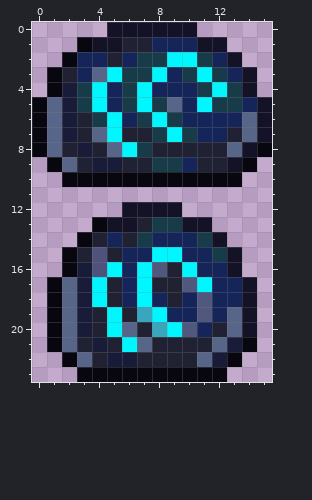
One commit to this pixel-art sprite: NPCs/Enemies/Impact/Eslime.png. The picture above is the old version.
The file is 32x52 pixels, drawn in blocks of 2x2; one block is one cell here. Colours within 5 levels of each other are drawn and written as one. The old version is drawn lined up with the new one, on the new canvas.
After:
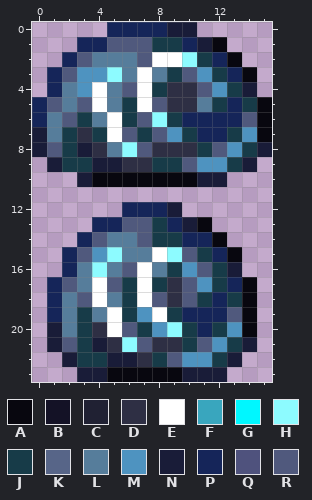
Palette (. is transparent): A #08070f  B #141226  C #202133  D #2e2f44  E #ffffff  F #39a6be  G #00f7ff  H #8dfbff  J #173b48  K #576588  L #567d9b  M #4e93c0  N #191c38  P #152559  Q #4f527d  R #50597d
Difference:
canvas 16x26 -> 16x24, the old top-left corner now at 0,-1 (the part of the old canvas that was cut away was empty and is not shown)
Changed rows in their new state; - is an unchanged pixel.
first column x 0:
 0 -----PPPPNN-----
 1 ---PPRRRJJ-NA---
 2 --PRLLLREEH--A--
 3 -PRMMHLELJRM--A-
 4 -PLMELREJDDRM-N-
 5 PRLREL-ERDDL-PJA
 6 PLRJLEJRH-----RA
 7 NLJDJERJRM---JMA
 8 NRJ-DLHRDDDJRMJN
 9 -NJJ--DD--RMMJN-
10 --.N-------NN.--
12 ------PPPN------
13 ----PPRR-PNA----
14 ---PRLLRJJ-PA---
15 --PRMHLLEHRJPA--
16 --PLHLRELJMRJN--
17 -PRLERJEJD-MJ-A-
18 -PLRELJERDRJ-JA-
19 -PLJLEJMEJ-P-RA-
20 -NLJDERJMHJ-JMA-
21 -NRJ-DHRDDJRMJN-
22 --NJJ--DJRMMJN--
23 ---NN-----NNN---
Where, in picture pixels (left, top, right, bottom), the same in both pictures:
changed: (32, 22, 272, 382)
